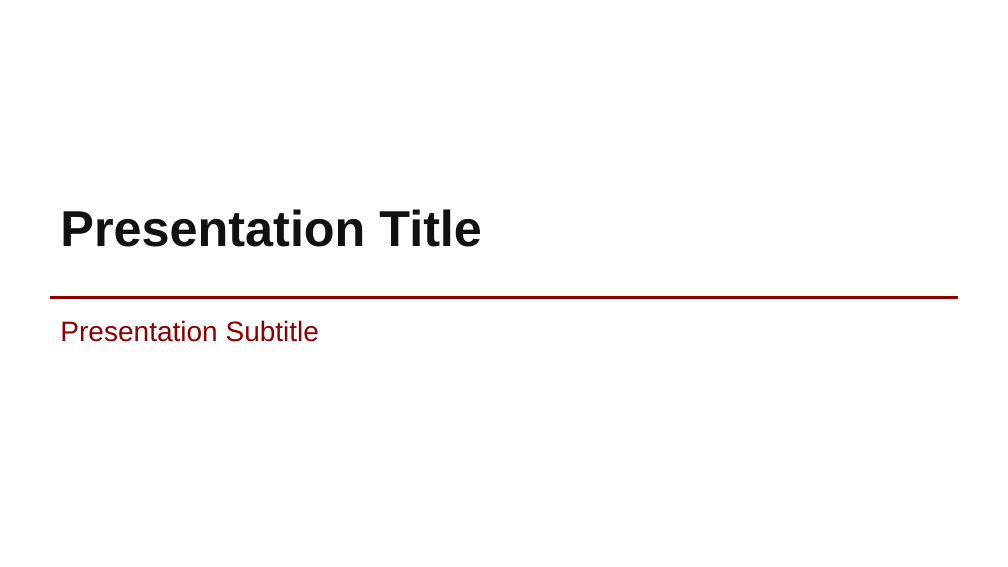
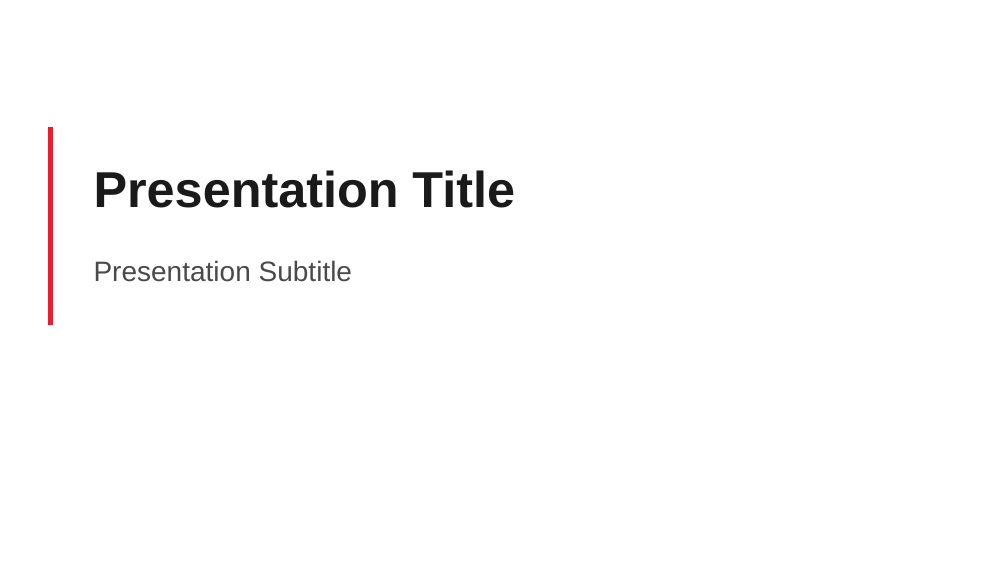
Before and after one commit to soffiafdz/r-analysis-template, a slide deck: slide 1 of reports-src/slides-reference.pptx. Drawn at 1008x567 pixels with LibreOffice and Linux fonts; fonts in the diff are those of the drawing; background and template pictures are left out. Boxes give left, top, right and bottom in pixels: in the first picture for what was removed or moved away, otherwise in the second. Text is boxed around its words. In the diff, an @@ line names an element or a change of style, - is before the commit and + after.

Commit message:
Give the PowerPoint template the red title bar and the logos

```diff
--- a/reports-src/slides-reference.pptx
+++ b/reports-src/slides-reference.pptx
@@ line added from (50, 127) to (50, 326), #ED1B2F 4 pt @@
@@ title "Presentation Title": place and size @@
-title "Presentation Title" at box(60, 209, 482, 247)
+title "Presentation Title" at box(94, 170, 515, 208)
@@ title "Presentation Title" at box(94, 170, 515, 208): text colour #111111 to #1A1A1A @@
@@ subtitle "Presentation Subtitle": place and size @@
-subtitle "Presentation Subtitle" at box(60, 320, 319, 342)
+subtitle "Presentation Subtitle" at box(94, 260, 352, 282)
@@ subtitle "Presentation Subtitle" at box(94, 260, 352, 282): text colour #8B0000 to #4A4A4A @@
@@ line removed from (50, 297) to (958, 297) @@
```
Also in this commit, not shown: 3 other slides changed, 1 other file.
